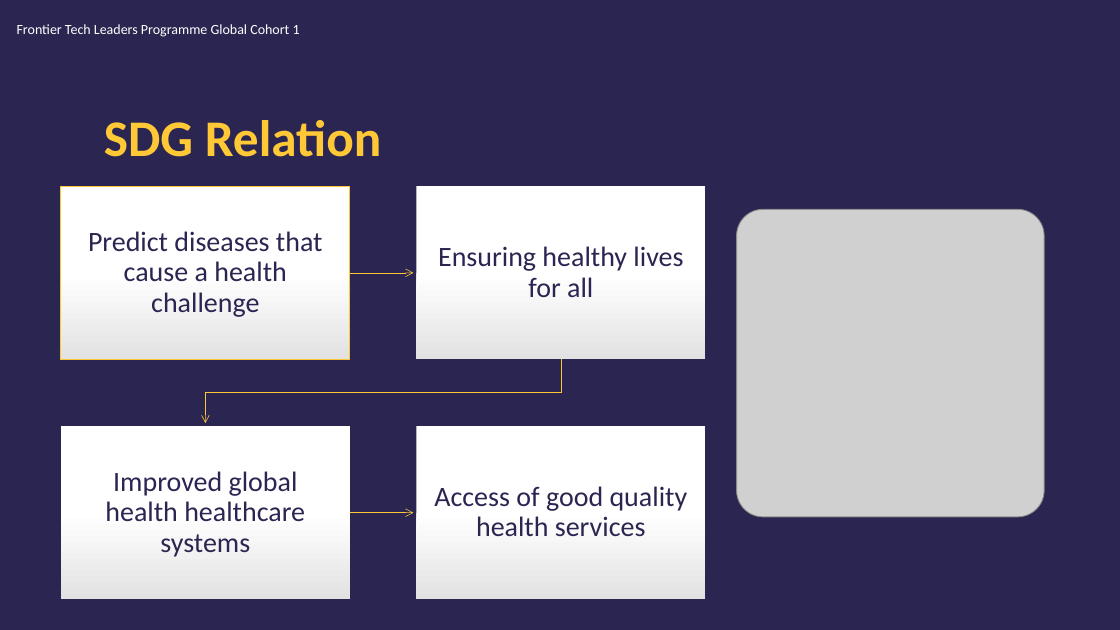
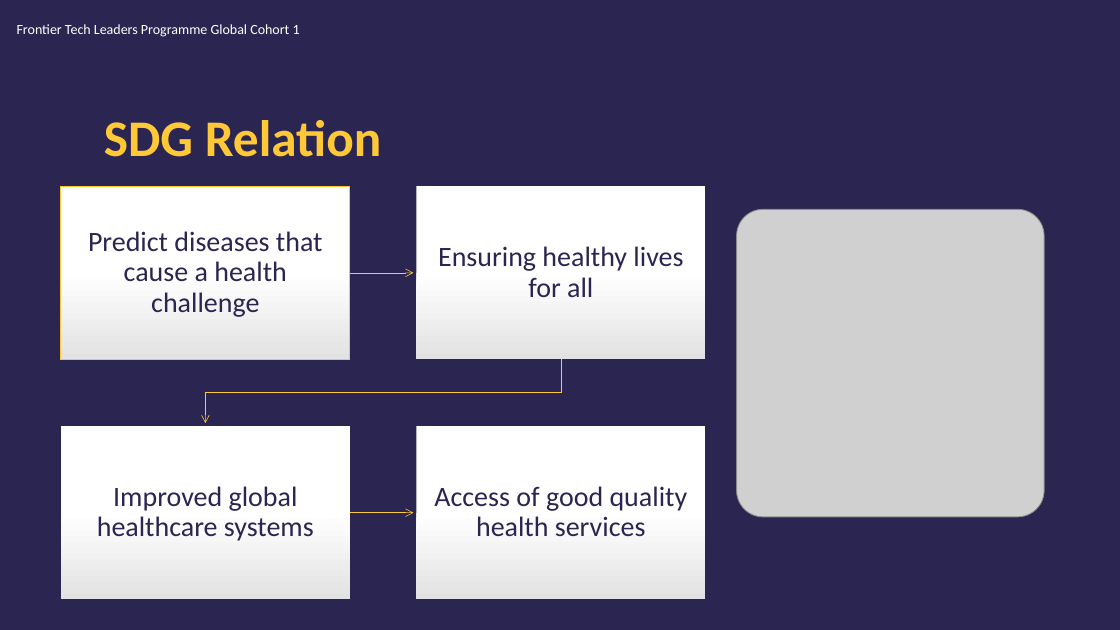
Before and after one commit to edasaruhan/Assingment_ML_kili66, a slide deck: slide 5 of Mariam_Jury_Presentation.pptx. Drawn at 1120x630 pixels with LibreOffice and Linux fonts; fonts in the diff are those of the drawing; grey boxes stand for pictures; background and template pictures are left out. Boxes give left, top, right and bottom in pixels: in the first picture for what was removed or moved away, otherwise in the second. Text is boxed around its words. In the diff, an @@ line names an element or a change of style, - is before the commit and + after.

```diff
--- a/Mariam_Jury_Presentation.pptx
+++ b/Mariam_Jury_Presentation.pptx
@@ text at [97,486,314,541]: text changed @@
-Improved global health healthcare systems
+Improved global healthcare systems
```
Also in this commit, not shown: 3 other slides changed.
